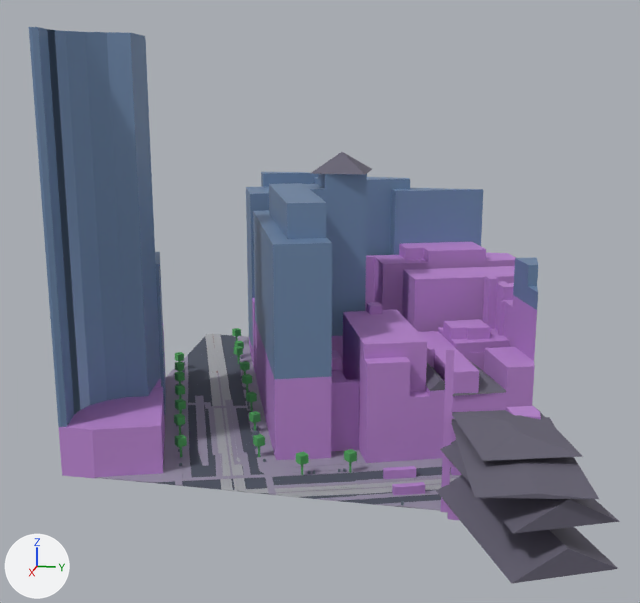
One commit to the glTF model public/maps/melbourne/chunks/2_-18.glb: the scene before it, then after it.
Camera for both pictures: a 50 mm camera at (551.0, 2154.0, 128.0) aimed at (317.0, 2107.0, 69.0). The axes (+X, +Y, +Z) are drawn at lower left. The lights are the same throughout. The first picture is the older version. Where no turn or scale is listed for an object, it has been applied to the vertices. Vertices at exactly the same position are counted once.

Before the edit, the objects in view are built like this:
```python
me_mesh_0 = bpy.data.meshes.new('Mesh_0')
me_mesh_0.from_pydata(...)  # 4980 vertices, 7546 faces; spans x -80.0..80.0, y -68.0..68.0, z -58.0..58.0
me_mesh_0.materials.append(mat_asphalt)  # greyish blue #4f5563
me_mesh_0.materials.append(mat_pavement)  # grey #9a93a8
me_mesh_0.materials.append(mat_commercial)  # purple #b985cf
me_mesh_0.materials.append(mat_skyscraper)  # blue #718caf
me_mesh_0.materials.append(mat_vegetation)  # green #50a65d
me_mesh_0.materials.append(mat_prop)  # greyish blue #697681
me_mesh_0.materials.append(mat_marking)  # white #f8f6e5
me_mesh_0.materials.append(mat_rail)  # grey #9ea2a8
me_mesh_0.materials.append(mat_concrete)  # grey #adafb3
me_mesh_0.materials.append(mat_cycleway)  # brown #9e7669
me_mesh_0.materials.append(mat_roof_membrane)  # grey #696576
ob_compiled_chunk = bpy.data.objects.new('compiled-chunk', me_mesh_0)
ob_compiled_chunk.location = (312.8, 2113.6, 82.9)
```
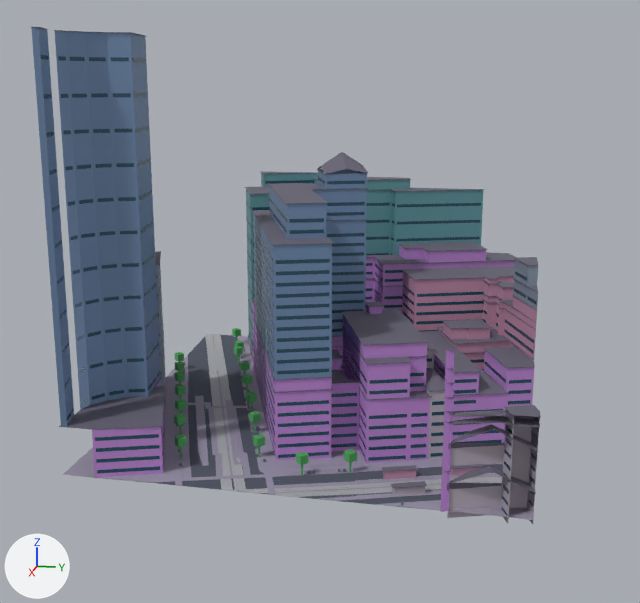
Where the newer file only moved an object's origin or applied its transform, the numbers keep the older frame.

The edits, one by one:
Material 'window' (mat_window) is new.
Its base color is (0.035, 0.105, 0.16) (dark blue #355b6f).
Its metallic is 0.38.
Its roughness is 0.24.
Material 'commercial-rose' (mat_commercial_rose) is new.
Its base color is (0.52, 0.26, 0.39) (pink #bf8ba8).
Its roughness is 0.8.
Material 'skyscraper-slate' (mat_skyscraper_slate) is new.
Its base color is (0.25, 0.31, 0.38) (greyish blue #8997a6).
Its metallic is 0.14.
Material 'skyscraper-teal' (mat_skyscraper_teal) is new.
Its base color is (0.12, 0.32, 0.35) (cyan #6199a0).
Its metallic is 0.2.
Its roughness is 0.44.
Material 'commercial-stone' (mat_commercial_stone) is new.
Its base color is (0.43, 0.38, 0.45) (grey #afa6b3).
Its roughness is 0.86.
me_mesh_0 is used by ob_compiled_chunk; location (312.8, 2113.6, 82.9).
me_mesh_0 had 4980 vertices, 7546 faces and spanned x -80.0..80.0, y -68.0..68.0, z -58.0..58.0.
me_mesh_0 now has 9070 vertices, 9592 faces and spans x -80.0..41.0, y -68.0..53.0, z -58.0..58.0.
me_mesh_0 part 1: 22 vertices moved within x -52.0..41.0, y -56.0..51.0, z -55.0..-30.0; 65 vertices removed from x -65.0..80.0, y -68.0..68.0, z -57.0..19.0; 4154 vertices added at x -79.0..41.0, y -68.0..52.0, z -56.0..58.0.
me_mesh_0 part 2: 126 faces spanning x -64.0..26.0, y 11.0..52.0, z -57.0..-13.0 switch from mat_commercial (purple #b985cf) to mat_commercial_rose (pink #bf8ba8).
me_mesh_0 part 3: 75 faces spanning x -79.0..41.0, y -48.0..52.0, z -58.0..-29.0 switch from mat_commercial (purple #b985cf) to mat_commercial_stone (grey #afa6b3).
me_mesh_0 part 4: 24 faces spanning x -23.0..1.0, y -68.0..52.0, z -54.0..4.0 switch from mat_skyscraper (blue #718caf) to mat_skyscraper_slate (greyish blue #8997a6).
me_mesh_0 part 5: 28 faces spanning x -79.0..-51.0, y -48.0..10.0, z -51.0..14.0 switch from mat_skyscraper (blue #718caf) to mat_skyscraper_teal (cyan #6199a0).
Other edits to the shape of me_mesh_0 do not show in these pictures.
me_mesh_0 gains material mat_window (dark blue #355b6f).

Location of each change, (x1, y1, x2, y2) in pixels of the pictures (640 x 603 px):
'compiled-chunk', reshaped (14% narrower, 11% shorter)
    before: (29, 27, 620, 583)
    after: (31, 27, 541, 524)
part 1 of me_mesh_0, cut back
    before: (59, 152, 620, 583)
    after: (34, 27, 541, 516)
part 2 of me_mesh_0, recoloured
    both: (383, 271, 537, 479)
part 3 of me_mesh_0, recoloured
    before: (249, 337, 514, 496)
    after: (249, 341, 540, 524)
part 4 of me_mesh_0, recoloured
    both: (156, 259, 538, 415)
part 5 of me_mesh_0, recoloured
    both: (246, 173, 410, 348)
